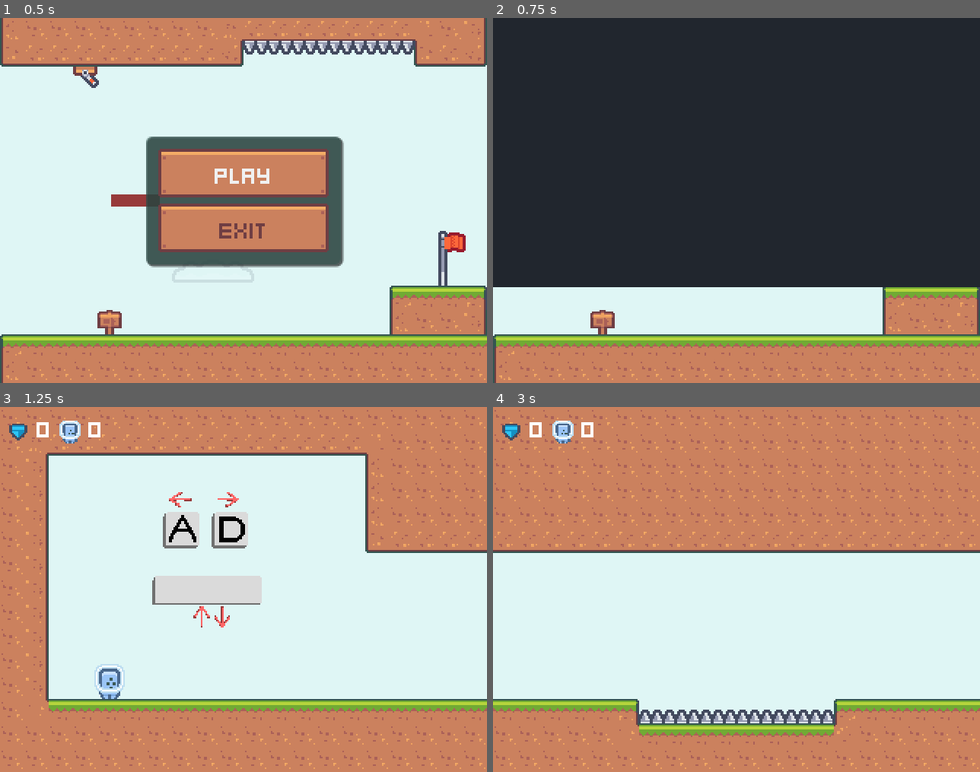
Above: before the commit, frames 1-4 (two rows, left to right).
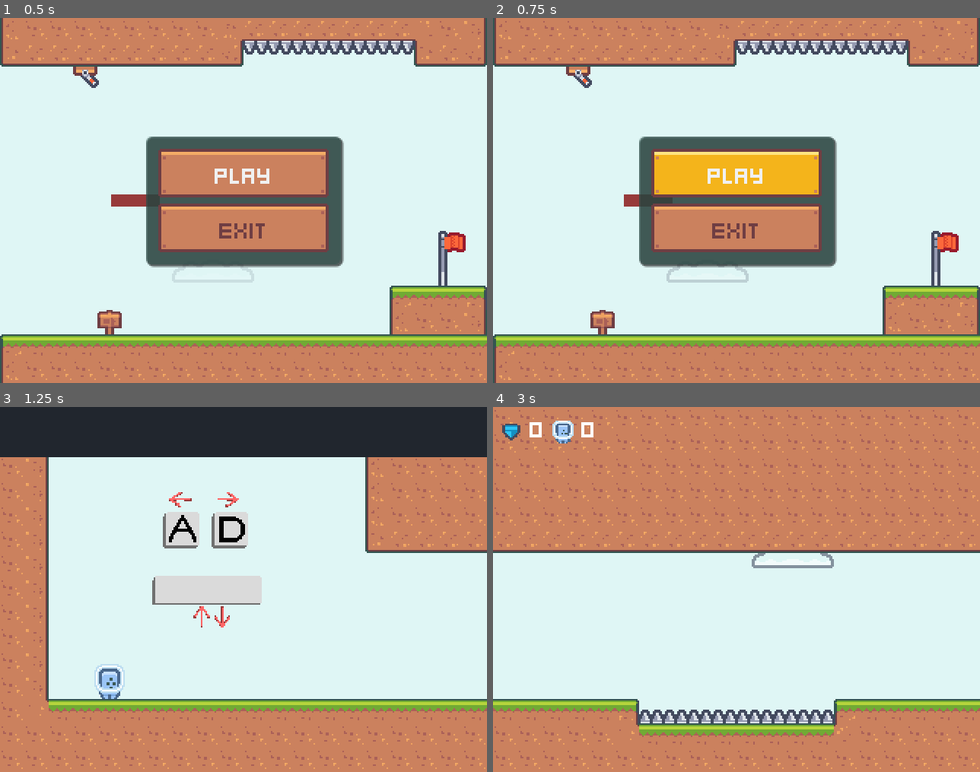
Above: after the commit, the same moments.

Repository: epergo/BBBBBB
Game: Godot game, scene res://scenes/UserInterface/main_menu.tscn
The game is run twice, just before and just after one commit, with the same random seed, the same clock (stepped at 60 frames per second) and the same inputs.
Inputs:
- Up to frame 1 (0.5 s): no input
- Up to frame 2 (0.75 s): click "Play" at 0.5 s
- Up to frame 3 (1.25 s): no input
- Up to frame 4 (3 s): hold D (move_right) 1.28-2.78 s; tap Space (change_gravity) at 1.35, 2.1, 2.85 s; hold A (move_left) from 2.78 s (still down)

Frame 1 is identical in both runs. In frame 2, 74% of the frame differs, in the area x 0-100%, y 0-74%; in frame 3, 14%; in frame 4, 0.2%.

Commit message:
UI sounds

Diff:
--- a/project.godot
+++ b/project.godot
@@ -20,6 +20,7 @@
 
 Helper="*res://scripts/helpers.gd"
 SceneTransitionManagerSingleton="*res://scenes/utils/scene_transition_manager.tscn"
+AudioManagerSingleton="*res://scenes/utils/audio_manager.tscn"
 
 [debug]
 
--- /dev/null
+++ b/scenes/utils/audio_manager.tscn
@@ -0,0 +1,28 @@
+[gd_scene load_steps=6 format=3 uid="uid://bj7ihsicyl3ir"]
+
+[ext_resource type="AudioStream" uid="uid://dt4v1xdu4mrkq" path="res://assets/audio/ui/click5.ogg" id="1_41d38"]
+[ext_resource type="Script" path="res://scripts/audio_manager.gd" id="1_byc4b"]
+[ext_resource type="AudioStream" uid="uid://5atmx7spnqyk" path="res://assets/audio/ui/confirmation_002.ogg" id="2_2hd4f"]
+[ext_resource type="AudioStream" uid="uid://cu4uudbo1edd3" path="res://assets/audio/ui/back_002.ogg" id="4_lobiu"]
+[ext_resource type="AudioStream" uid="uid://qxg6ntthu6fa" path="res://assets/audio/ui/confirmation_001.ogg" id="5_gbk38"]
+
+[node name="Node" type="Node"]
+script = ExtResource("1_byc4b")
+
+[node name="UI" type="Node" parent="."]
+
+[node name="ButtonFocusChange" type="AudioStreamPlayer" parent="UI"]
+unique_name_in_owner = true
+stream = ExtResource("1_41d38")
+
+[node name="StartPlaying" type="AudioStreamPlayer" parent="UI"]
+unique_name_in_owner = true
+stream = ExtResource("2_2hd4f")
+
+[node name="Back" type="AudioStreamPlayer" parent="UI"]
+unique_name_in_owner = true
+stream = ExtResource("4_lobiu")
+
+[node name="Continue" type="AudioStreamPlayer" parent="UI"]
+unique_name_in_owner = true
+stream = ExtResource("5_gbk38")
--- /dev/null
+++ b/scripts/audio_manager.gd
@@ -0,0 +1,18 @@
+class_name AudioManager extends Node
+
+@onready var _button_focus: AudioStreamPlayer = %ButtonFocusChange
+@onready var _start_playing: AudioStreamPlayer = %StartPlaying
+@onready var _back: AudioStreamPlayer = %Back
+@onready var _continue: AudioStreamPlayer = %Continue
+
+func ui_start_playing() -> void:
+	_start_playing.play()
+
+func ui_continue() -> void:
+	_continue.play()
+
+func ui_back() -> void:
+	_back.play()
+
+func ui_change_focused_button() -> void:
+	_button_focus.play()
--- a/scripts/main_menu.gd
+++ b/scripts/main_menu.gd
@@ -6,6 +6,7 @@
 @onready
 var _scene_transition_manager: SceneTransitionManager = $"/root/SceneTransitionManagerSingleton"
 
+@onready var _audio_manager: AudioManager = $"/root/AudioManagerSingleton"
 
 func _ready() -> void:
 	Input.set_mouse_mode(Input.MOUSE_MODE_VISIBLE)
@@ -15,10 +16,18 @@
 
 	_playButton.grab_focus()
 
+	# Play sound when changing focus
+	_playButton.focus_entered.connect(_audio_manager.ui_change_focused_button)
+	_exitButton.focus_entered.connect(_audio_manager.ui_change_focused_button)
 
 func _on_play_pressed() -> void:
+	_audio_manager.ui_start_playing()
+	await get_tree().create_timer(0.2).timeout
+
 	_scene_transition_manager.first_level()
 
+func _on_exit_pressed() -> void:
+	_audio_manager.ui_back()
+	await get_tree().create_timer(0.2).timeout
 
-func _on_exit_pressed() -> void:
 	get_tree().quit()
--- a/scripts/pause_menu.gd
+++ b/scripts/pause_menu.gd
@@ -8,17 +8,21 @@
 
 @onready
 var _scene_transition_manager: SceneTransitionManager = $"/root/SceneTransitionManagerSingleton"
-
+@onready var _audio_manager: AudioManager = $"/root/AudioManagerSingleton"
 
 func _ready() -> void:
 	Input.set_mouse_mode(Input.MOUSE_MODE_VISIBLE)
 
 	_continueButton.pressed.connect(_on_continue_pressed)
 	_quitButton.pressed.connect(_on_quit_pressed)
-	get_tree().paused = true
 
 	_continueButton.grab_focus()
 
+	# Play sound when changing focus
+	_continueButton.focus_entered.connect(_audio_manager.ui_change_focused_button)
+	_quitButton.focus_entered.connect(_audio_manager.ui_change_focused_button)
+
+	get_tree().paused = true
 
 func unpause() -> void:
 	Input.set_mouse_mode(Input.MOUSE_MODE_CAPTURED)
@@ -26,15 +30,18 @@
 	queue_free()
 	get_tree().paused = false
 
+func _on_continue_pressed() -> void:
+	_audio_manager.ui_continue()
+	await get_tree().create_timer(0.2).timeout
 
-func _on_continue_pressed() -> void:
 	unpause()
 
+func _on_quit_pressed() -> void:
+	_audio_manager.ui_back()
+	await get_tree().create_timer(0.2).timeout
 
-func _on_quit_pressed() -> void:
 	_scene_transition_manager.transition_to_menu()
 	unpause()
-
 
 func _unhandled_input(event: InputEvent) -> void:
 	if event.is_action_pressed("pause"):
Not shown, added: assets/audio/ui/back_002.ogg.import
Not shown, added: assets/audio/ui/click5.ogg.import
Not shown, added: assets/audio/ui/confirmation_001.ogg.import
Not shown, added: assets/audio/ui/confirmation_002.ogg.import
Not shown, added: assets/audio/ui/back_002.ogg
Not shown, added: assets/audio/ui/click5.ogg
Not shown, added: assets/audio/ui/confirmation_001.ogg
Not shown, added: assets/audio/ui/confirmation_002.ogg
